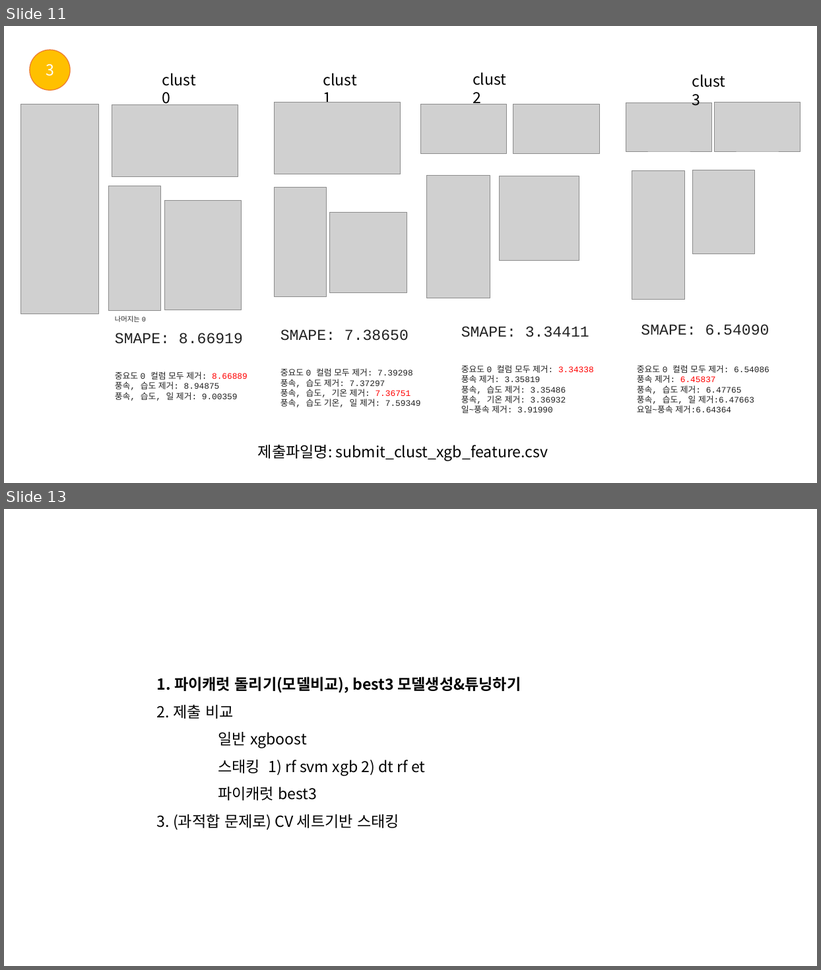
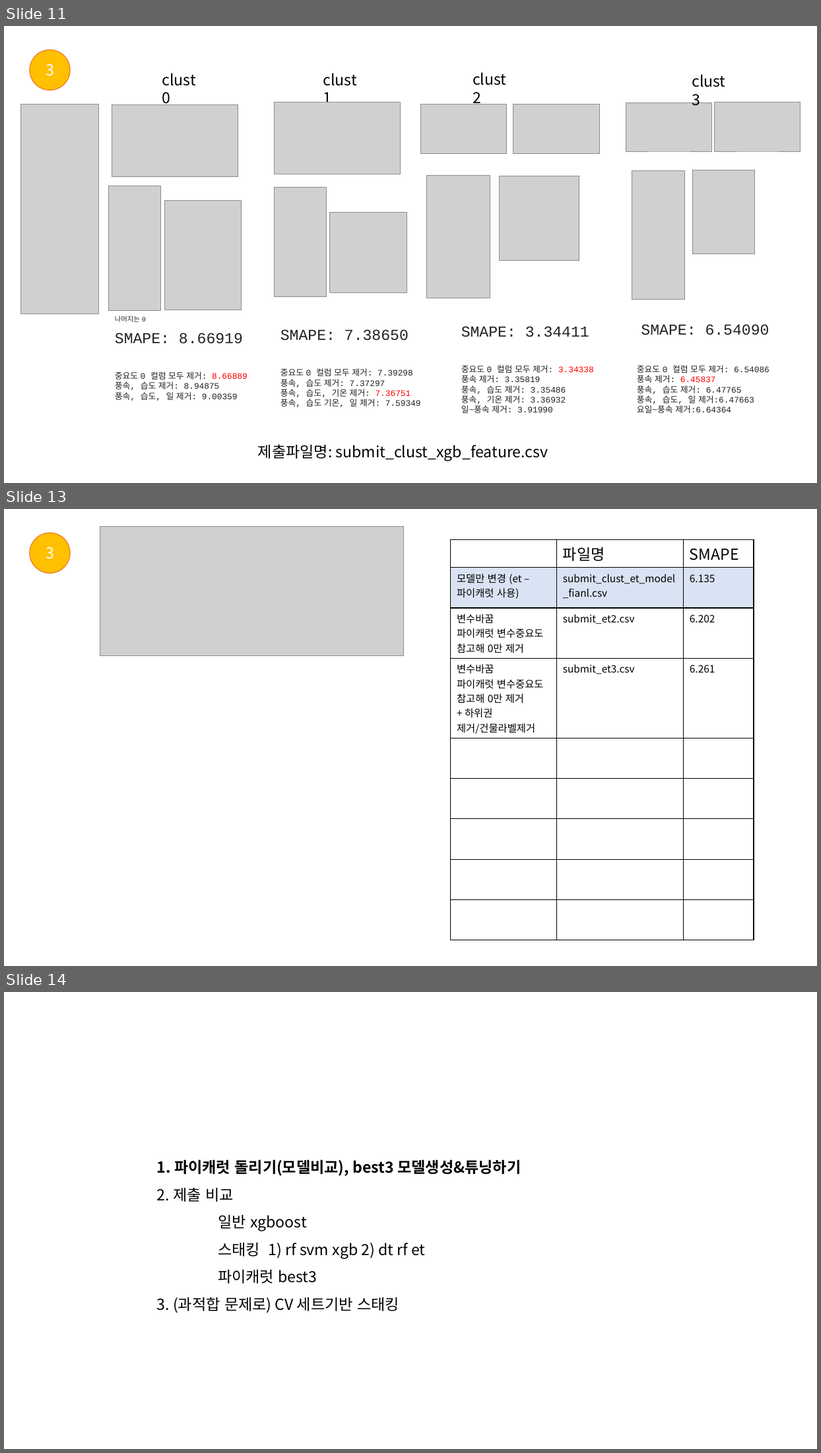
Before and after one commit to 2023dacon/Power-usage-Prediction, a slide deck: 파일/대회.pptx. Shown one above the other, each under a label of ours: slides 11 and 13 before the commit, slides 11, 13 and 14 after it; the slides between them are not shown. The pictures are 821x970 and 821x1453 pixels, drawn with LibreOffice and Linux fonts; fonts in the diff are those of the drawing; grey boxes stand for pictures. Boxes give left, top, right and bottom in pixels: in the first picture for what was removed or moved away, otherwise in the second. Text is boxed around its words. In the diff, an @@ line names an element or a change of style, - is before the commit and + after.

```diff
--- a/파일/대회.pptx
+++ b/파일/대회.pptx
@@ slide 13 added at box(4, 509, 817, 966), background #FFFFFF @@
@@ picture added at box(100, 526, 403, 656) @@
@@ ellipse added at box(30, 533, 70, 573), fill #FFC000, outline #ED7D31 1 pt, 18 pt, text #FFFFFF @@
+3
@@ table added at box(451, 539, 754, 920), 9 rows, 3 columns @@
+ | 파일명 | SMAPE
+모델만 변경 (et – 파이캐럿 사용) | submit_clust_et_model_fianl.csv | 6.135
+변수바꿈 / 파이캐럿 변수중요도 참고해 0만 제거 | submit_et2.csv | 6.202
+변수바꿈 / 파이캐럿 변수중요도 참고해 0만 제거 / + 하위권 제거/건물라벨제거 | submit_et3.csv | 6.261
+ |  | 
+ |  | 
+ |  | 
+ |  | 
+ |  | 
@@ what was slide 13 is now slide 14 @@
```
Also in this commit, not shown: 3 slides changed.
